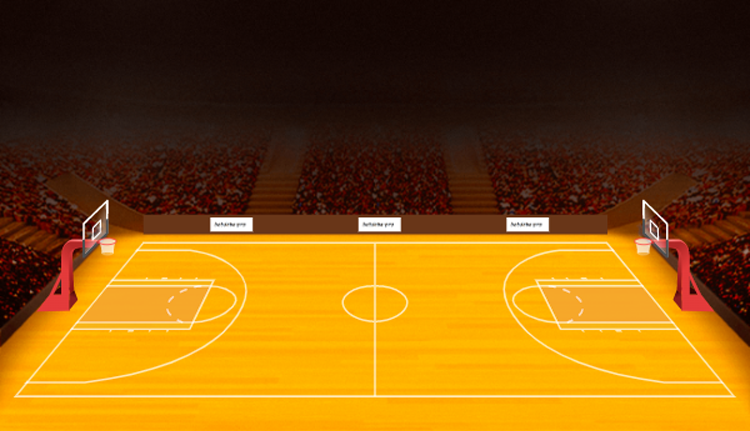
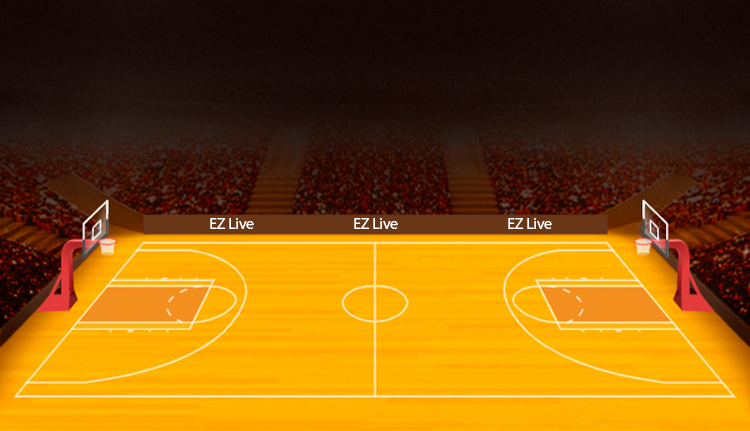
Layered file, before and after one edit (750 x 431). Changes by layer:
added layer "EZ Live" (1st of 3) above "EZ Live" over (508, 218, 552, 229)
added layer "EZ Live" (2nd of 3) above "EZ Live" over (210, 218, 254, 229)
added layer "EZ Live" (3rd of 3) above "Layer 1" over (354, 218, 398, 229)
hid "Layer 1" over (80, 215, 671, 322)
added layer "Layer 3" above "Background" over (168, 215, 552, 233)